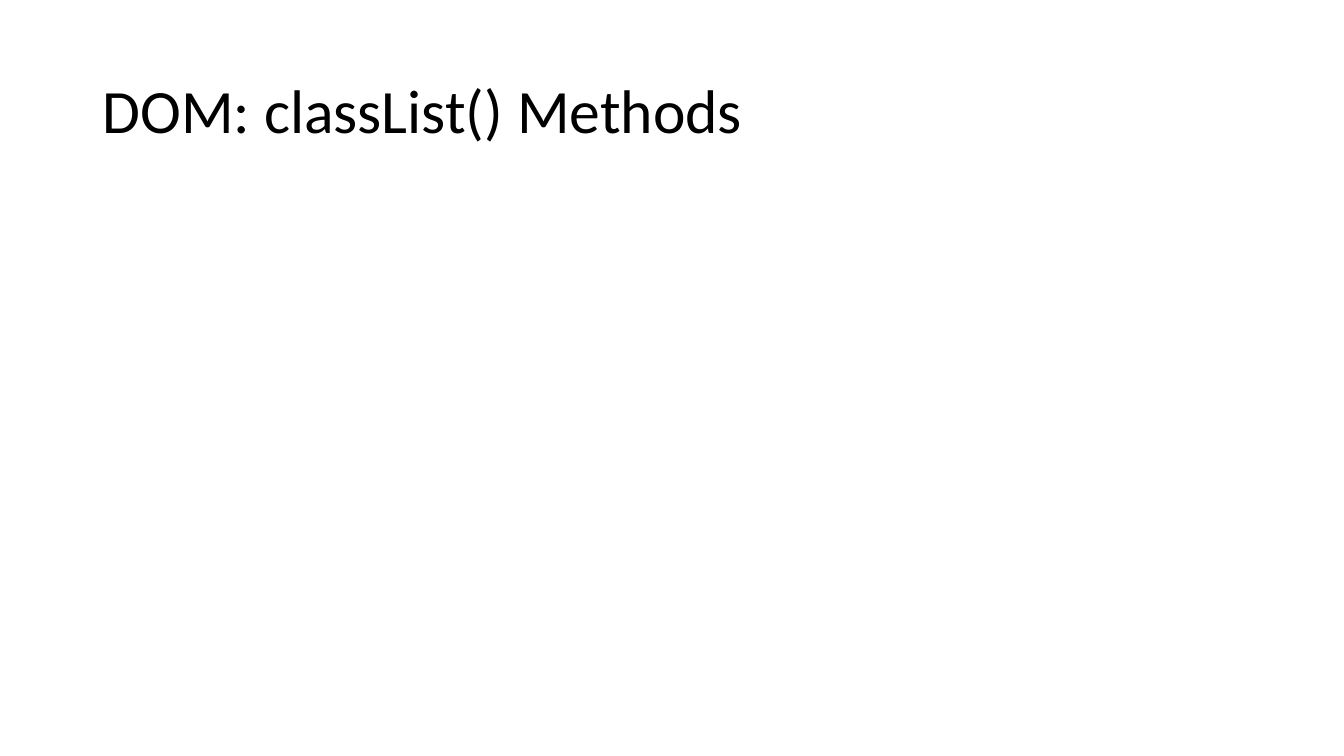
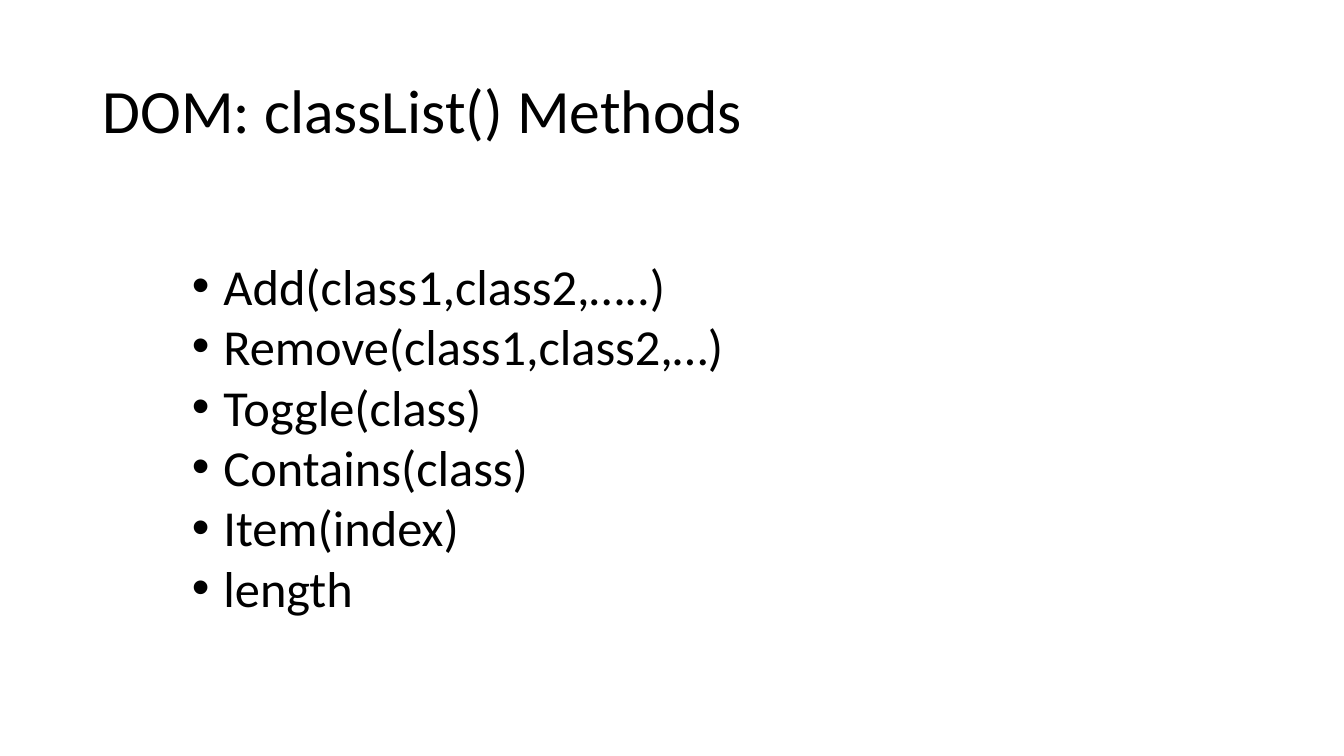
Before and after one commit to PiyushChaturvedii/Batch04, a slide deck: slide 94 of JavaScript.pptx. Drawn at 1344x756 pixels with LibreOffice and Linux fonts; fonts in the diff are those of the drawing. Boxes give left, top, right and bottom in pixels: in the first picture for what was removed or moved away, otherwise in the second. Text is boxed around its words. In the diff, an @@ line names an element or a change of style, - is before the commit and + after.

Commit message:
"classList"

```diff
--- a/JavaScript.pptx
+++ b/JavaScript.pptx
@@ text added at <box>223,268,723,616</box>, 36 pt, text #000000 @@
+• Add(class1,class2,…..)
+• Remove(class1,class2,…)
+• Toggle(class)
+• Contains(class)
+• Item(index)
+• length
```
Also in this commit, not shown: 2 slides added, 4 other files.
